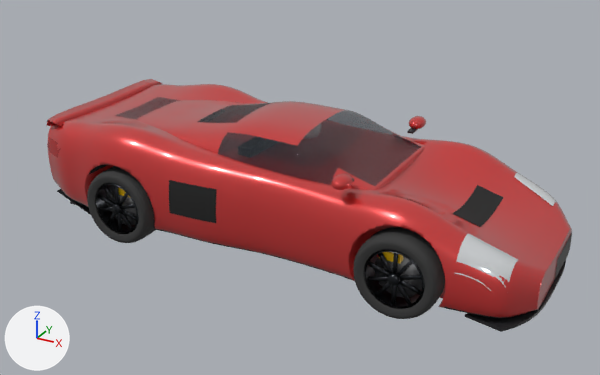
A saved change to the Blender file modules/graphics/cars_blend/v8_mid_berlinetta.blend.
Rendered twice from a 50 mm camera at (3.55, -6.07, 3.5) aimed at (0.26, -0.09, 0.51). The lights are fixed; the arrows at lower left show +X, +Y and +Z. The picture after the commit comes second.

The older version as bpy lines, for what is in view:
```python
me_cabin_001 = bpy.data.meshes.new('cabin.001')
me_cabin_001.from_pydata(...)  # 6610 vertices, 6608 faces; spans x -1.37..1.2, y -0.67..0.67, z 0.73..1.17
me_cabin_001.polygons.foreach_set('use_smooth', [True] * 6608)
# faces by material slot: [4848, 1760]
me_cabin_001.materials.append(mat_paint)  # red #d1302f
me_cabin_001.materials.append(mat_glass)  # dark blue #273038
me_splitter = bpy.data.meshes.new('splitter')
me_splitter.from_pydata(...)  # 60 vertices, 44 faces; spans x 2.06..2.56, y -0.84..0.84, z 0.09..0.11
me_splitter.materials.append(mat_carbon)  # black #2c2c2f
me_wheel_rr_tyre = bpy.data.meshes.new('wheel_rr_tyre')
me_wheel_rr_tyre.from_pydata(...)  # 824 vertices, 656 faces; spans x -0.35..0.35, y -0.164..0.164, z -0.35..0.35
me_wheel_rr_tyre.polygons.foreach_set('use_smooth', [True] * 656)
# faces by material slot: [480, 142, 34]
me_wheel_rr_tyre.materials.append(mat_tyre)  # dark grey #353535
me_wheel_rr_tyre.materials.append(mat_rim)  # dark grey #2a2c30
me_wheel_rr_tyre.materials.append(mat_disc)  # grey #a0a0a2
ob_cabin = bpy.data.objects.new('cabin', me_cabin_001)
ob_cabin.location = (0.0, 0.0, 0.0)
ob_splitter = bpy.data.objects.new('splitter', me_splitter)
ob_splitter.location = (0.0, 0.0, 0.0)
ob_wheel_rr_spin = bpy.data.objects.new('wheel_rr_spin', me_wheel_rr_tyre)
ob_wheel_rr_spin.parent = ob_wheel_rr
ob_wheel_rr_spin.location = (0.0, 0.0, 0.0)
# also in view: 'wing_rear' at (-1.97, 0.0, 0.94); 'bumper_rear' at (-1.84, 0.0, 0.56); 'body' at (0.16, 0.0, 0.58); 'wheel_fr_spin' at (1.54, -0.83, 0.35); 'bumper_front' at (2.24, 0.0, 0.42)
```
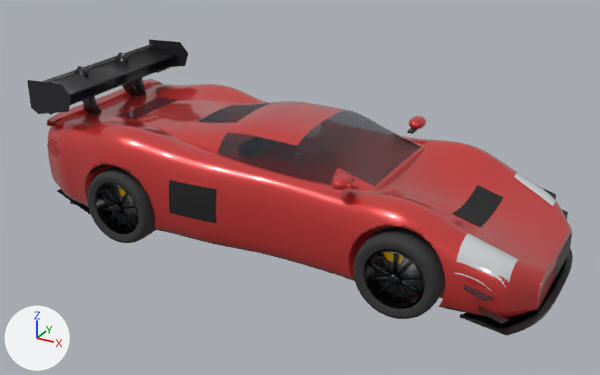
Boxes (x1, y1, x2, y2) around the edits, measured in the pictures (600 x 375 px):
'wing_rear_up3', added (black): after (27, 39, 188, 114)
'splitter_up', added: after (460, 249, 573, 336)
'wing_rear_up2', added (black): after (49, 53, 173, 115)
'canards', added: after (464, 187, 568, 324)
'splitter', unchanged, covered by the edit: before (465, 260, 566, 332); after (466, 262, 566, 329)

Diff of the bpy script that builds the scene:
```diff
--- a/modules/graphics/cars_blend/v8_mid_berlinetta.blend.py
+++ b/modules/graphics/cars_blend/v8_mid_berlinetta.blend.py
@@ me_canards_001 @@
+me_canards_001.from_pydata(...)  # 32 vertices, 24 faces; spans x 2.07..2.42, y -1.03..1.02, z 0.24..0.49
+me_canards_001.materials.append(mat_carbon)  # black #2c2c2f
@@ me_wing_rear_up3 @@
+me_wing_rear_up3.from_pydata(...)  # 104 vertices, 53 faces; spans x -2.11..-1.6, y -0.88..0.88, z 0.91..1.39
+me_wing_rear_up3.polygons.foreach_set('use_smooth', [True] * 53)
+me_wing_rear_up3.materials.append(mat_carbon)  # black #2c2c2f
@@ me_wing_rear_up2 @@
+me_wing_rear_up2.from_pydata(...)  # 88 vertices, 45 faces; spans x -2.04..-1.74, y -0.8..0.8, z 0.92..1.27
+me_wing_rear_up2.polygons.foreach_set('use_smooth', [True] * 45)
+me_wing_rear_up2.materials.append(mat_carbon)  # black #2c2c2f
@@ me_splitter_up @@
+me_splitter_up.from_pydata(...)  # 60 vertices, 44 faces; spans x 2.03..2.61, y -0.87..0.87, z 0.09..0.11
+me_splitter_up.materials.append(mat_carbon)  # black #2c2c2f
@@ ob_canards @@
+ob_canards = bpy.data.objects.new('canards', me_canards_001)
+ob_canards.location = (0.0, 0.0, 0.0)
@@ ob_wing_rear_up3 @@
+ob_wing_rear_up3 = bpy.data.objects.new('wing_rear_up3', me_wing_rear_up3)
+ob_wing_rear_up3.location = (0.0, 0.0, 0.0)
@@ ob_wing_rear_up2 @@
+ob_wing_rear_up2 = bpy.data.objects.new('wing_rear_up2', me_wing_rear_up2)
+ob_wing_rear_up2.location = (0.0, 0.0, 0.0)
@@ ob_splitter_up @@
+ob_splitter_up = bpy.data.objects.new('splitter_up', me_splitter_up)
+ob_splitter_up.location = (0.0, 0.0, 0.0)
```
